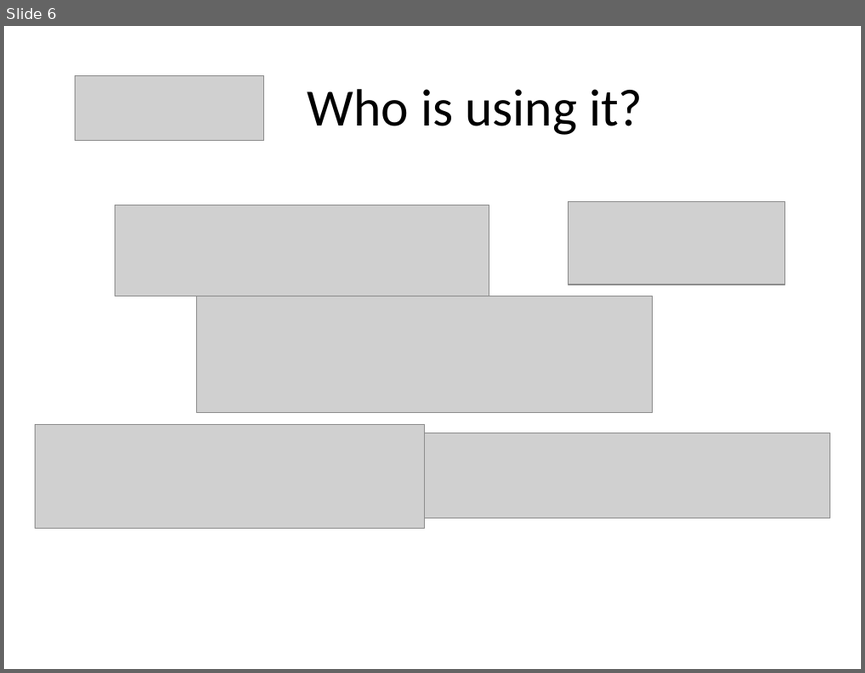
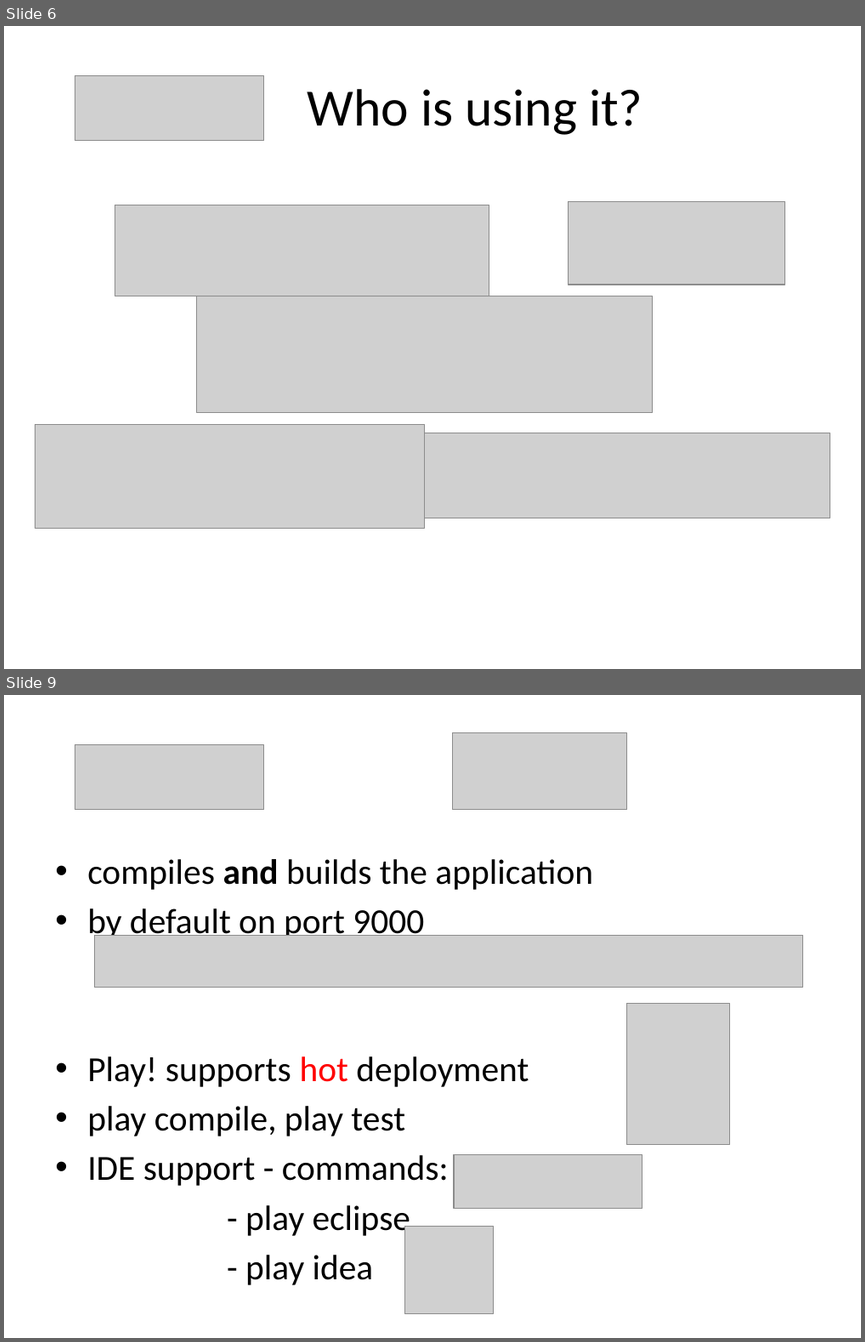
Before and after one commit to martadoberschuetz/dev_training, a slide deck: Play take 2.pptx. Shown one above the other, each under a label of ours: slide 6 before the commit, slides 6 and 9 after it; the slides between them are not shown. The pictures are 865x673 and 865x1342 pixels, drawn with LibreOffice and Linux fonts; fonts in the diff are those of the drawing; grey boxes stand for pictures. Boxes give left, top, right and bottom in pixels: in the first picture for what was removed or moved away, otherwise in the second. Text is boxed around its words. In the diff, an @@ line names an element or a change of style, - is before the commit and + after.

```diff
--- a/Play take 2.pptx
+++ b/Play take 2.pptx
@@ slide 9 added at (4,695,861,1338), background #FFFFFF @@
@@ picture added at (75,744,263,809) @@
@@ picture added at (453,732,627,810) @@
@@ text added at (87,859,593,1285), 29.6 pt, text #000000 @@
+• compiles and builds the application
+• by default on port 9000
+• Play! supports hot deployment
+• play compile, play test
+• IDE support - commands:
+- play eclipse
+- play idea
@@ picture added at (95,935,802,987) @@
@@ picture added at (627,1003,730,1144) @@
@@ picture added at (454,1154,642,1208) @@
@@ picture added at (404,1225,493,1313) @@
```
Also in this commit, not shown: 2 slides changed, 3 other slides added, 1 slide removed.
